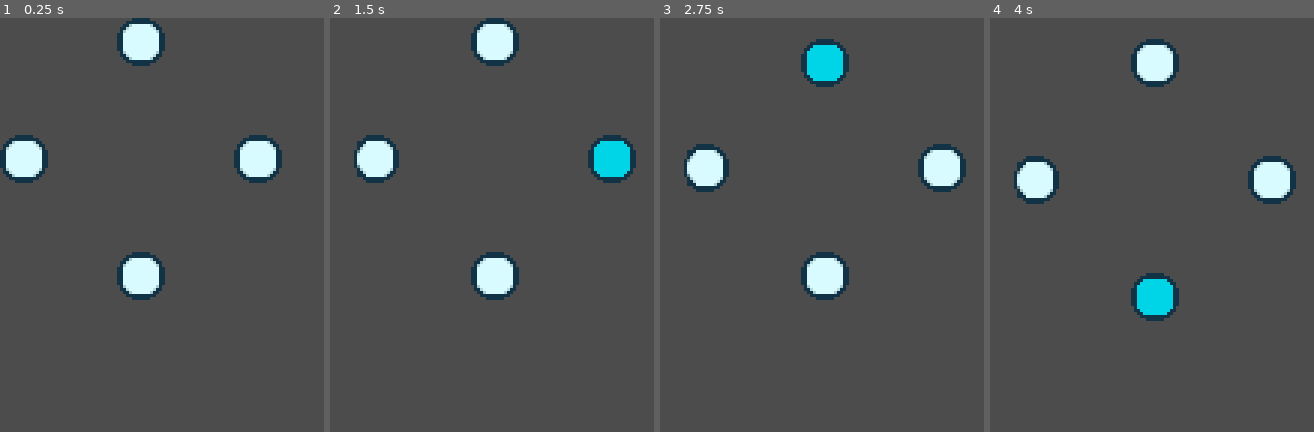
Above: before the commit, frames 1-4 (left to right).
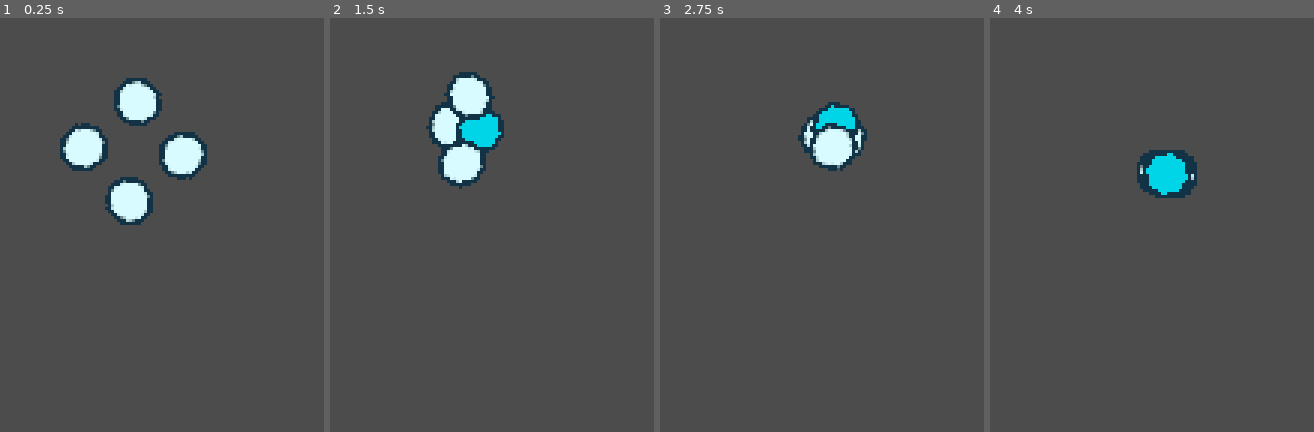
Above: after the commit, the same moments.

Repository: deanboy69/mighty-beams-2-beamer-s-revenge
Game: Godot game, scene res://scenes/unit.tscn
Same seed, same stepped clock (60 frames per second), same inputs: the game is played once before the commit and once after it. This scene is started directly instead of the project's main scene.
Inputs (mouse positions are in pixels of both pictures, inside the frame that each line leads up to; where the layout moved, square brackets give the same spot in the first picture):
- Up to frame 1 (0.25 s): no input
- Up to frame 2 (1.5 s): click (423, 146) [352, 158] at 0.5 s; click (492, 150) [589, 158] at 1.25 s
- Up to frame 3 (2.75 s): click (805, 150) [825, 42] at 2 s
- Up to frame 4 (4 s): click (1161, 146) [1155, 274] at 2.75 s; move the mouse to (outside the picture) at 3.52 s; hold E (attack_right) from 3.53 s (still down); click (outside the picture) at 3.6 s

The runs differ from the first frame. In frame 1, 11% of the frame differs, in the area x 0-88%, y 0-69%; in frame 2, 9.9%; in frame 3, 8.0%; in frame 4, 7.4%.

Commit message:
rotation

Diff:
--- a/scripts/unit.gd
+++ b/scripts/unit.gd
@@ -31,8 +31,11 @@
 
 
 func _process(delta):
+
+	rot_dir += 0.1
 	set_button_locations()
 	update_rect()
+	set_rotation(1 + rot_dir)
 
 
 
